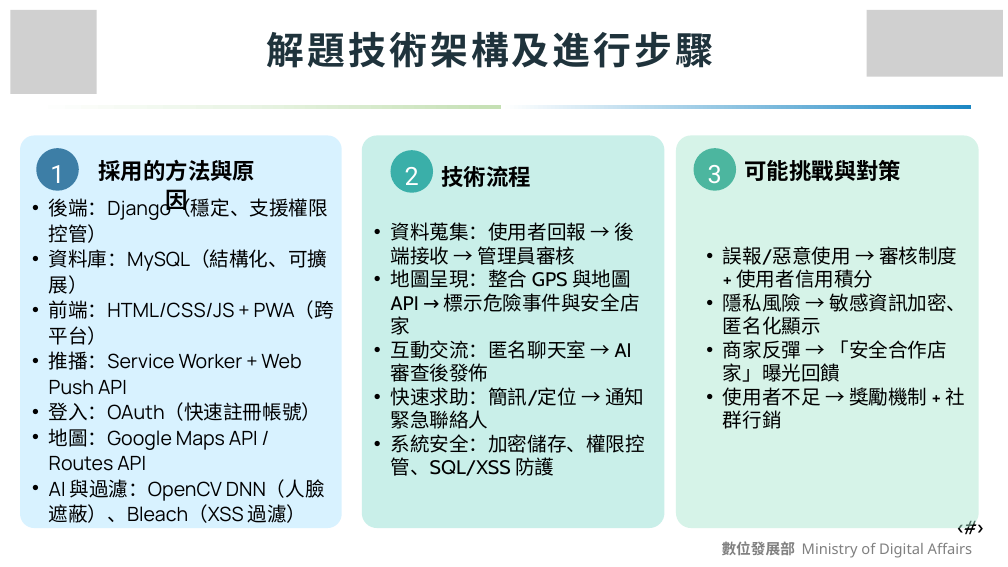
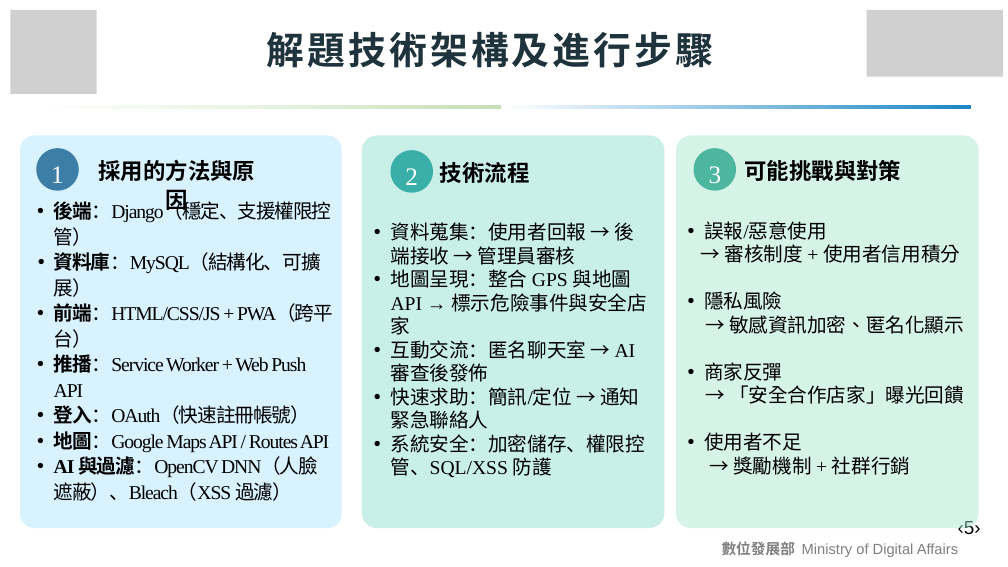
Before and after one commit to Sum5678/114502_project, a slide deck: slide 5 of 文件/競賽的相關東西/AIGO/怪人請離隊_構想簡報.pptx. Drawn at 1008x567 pixels with LibreOffice and Linux fonts; fonts in the diff are those of the drawing; grey boxes stand for pictures. Boxes give left, top, right and bottom in pixels: in the first picture for what was removed or moved away, otherwise in the second. Text is boxed around its words. In the diff, an @@ line names an element or a change of style, - is before the commit and + after.

```diff
--- a/文件/競賽的相關東西/AIGO/怪人請離隊_構想簡報.pptx
+++ b/文件/競賽的相關東西/AIGO/怪人請離隊_構想簡報.pptx
@@ font Roboto to Times New Roman in 3 elements at <box>51,166,64,183</box>, <box>405,168,418,185</box>, <box>709,166,722,184</box> @@
@@ text "採用的方法與原因" at <box>99,160,256,214</box>: font Manrope to Times New Roman @@
@@ text "技術流程" at <box>440,162,530,183</box>: font Manrope to Times New Roman @@
@@ text "後端：Django（穩定、支援權限控管）" at <box>54,198,333,501</box>: font Manrope to Times New Roman, letter spacing 0 to -1.5 pt; bold on in "後端：Django（穩定、支援權限控管）", "資料庫：MySQL（結構化、可擴展）", "前端：HTML/CSS/JS", "推播：Service" and 3 more places; indent changed @@
@@ text "資料蒐集：使用者回報 → 後端接收 → 管理員審核" at <box>391,222,647,477</box>: font Cabin to Times New Roman @@
@@ text at <box>704,221,964,475</box>: text changed; font Cabin to Times New Roman @@
-  • 誤報/惡意使用 → 審核制度 + 使用者信用積分
-  • 隱私風險 → 敏感資訊加密、匿名化顯示
-  • 商家反彈 → 「安全合作店家」曝光回饋
-  • 使用者不足 → 獎勵機制 + 社群行銷
+  • 誤報/惡意使用
+  → 審核制度 + 使用者信用積分
+  • 隱私風險
+  → 敏感資訊加密、匿名化顯示
+  • 商家反彈
+  → 「安全合作店家」曝光回饋
+  • 使用者不足
+  → 獎勵機制 + 社群行銷
@@ text "數位發展部 Ministry of Digital Affairs" at <box>722,541,958,557</box>: font Noto Sans to Arial @@
@@ text at <box>958,521,981,534</box>: text changed; font Cabin to Arial @@
-‹#›
+‹5›
```
Also in this commit, not shown: 11 other slides changed.
